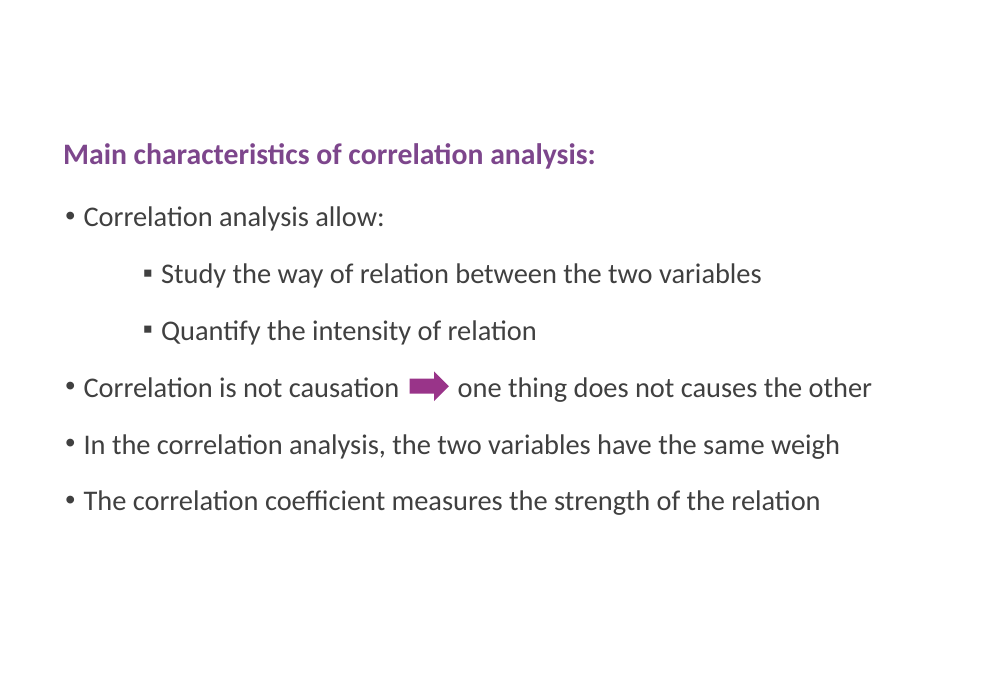
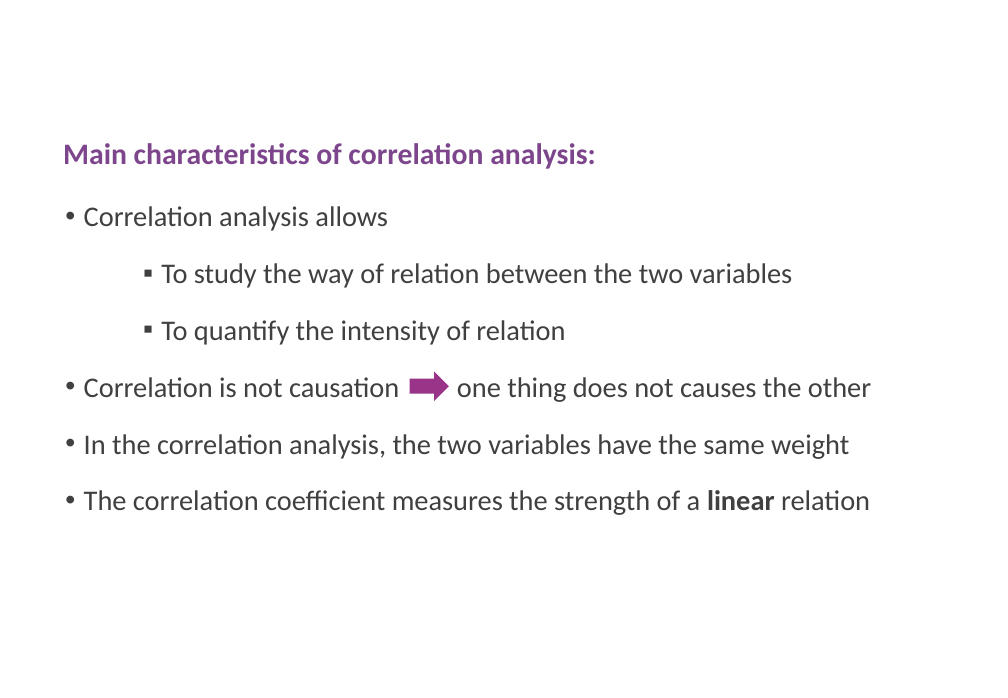
Before and after one commit to uebvhir/Course2020_Statistical-Analysis-with-R, a slide deck: slide 56 of Slides/StatisticsWithR-3-Exploratory_Analysis_II_And_Graphics.pptx. Drawn at 1008x698 pixels with LibreOffice and Linux fonts; fonts in the diff are those of the drawing; background and template pictures are left out. Boxes give left, top, right and bottom in pixels: in the first picture for what was removed or moved away, otherwise in the second. Text is boxed around its words. In the diff, an @@ line names an element or a change of style, - is before the commit and + after.

```diff
--- a/Slides/StatisticsWithR-3-Exploratory_Analysis_II_And_Graphics.pptx
+++ b/Slides/StatisticsWithR-3-Exploratory_Analysis_II_And_Graphics.pptx
@@ text at bbox=[161, 206, 793, 345]: text changed @@
-• Correlation analysis allow:
-    ▪ Study the way of relation between the two variables
-    ▪ Quantify the intensity of relation
+• Correlation analysis allows
+    ▪ To study the way of relation between the two variables
+    ▪ To quantify the intensity of relation
@@ text at bbox=[84, 434, 870, 515]: text changed @@
-• In the correlation analysis, the two variables have the same weigh
-• The correlation coefficient measures the strength of the relation
+• In the correlation analysis, the two variables have the same weight
+• The correlation coefficient measures the strength of a linear relation
```
Also in this commit, not shown: 6 other slides changed, 14 other files.
